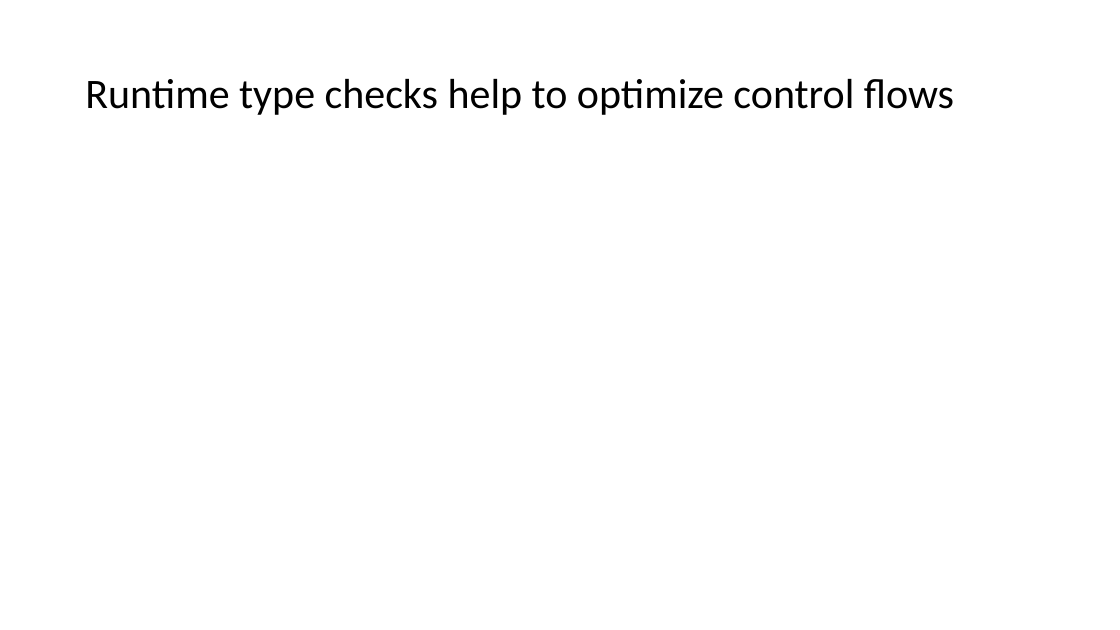
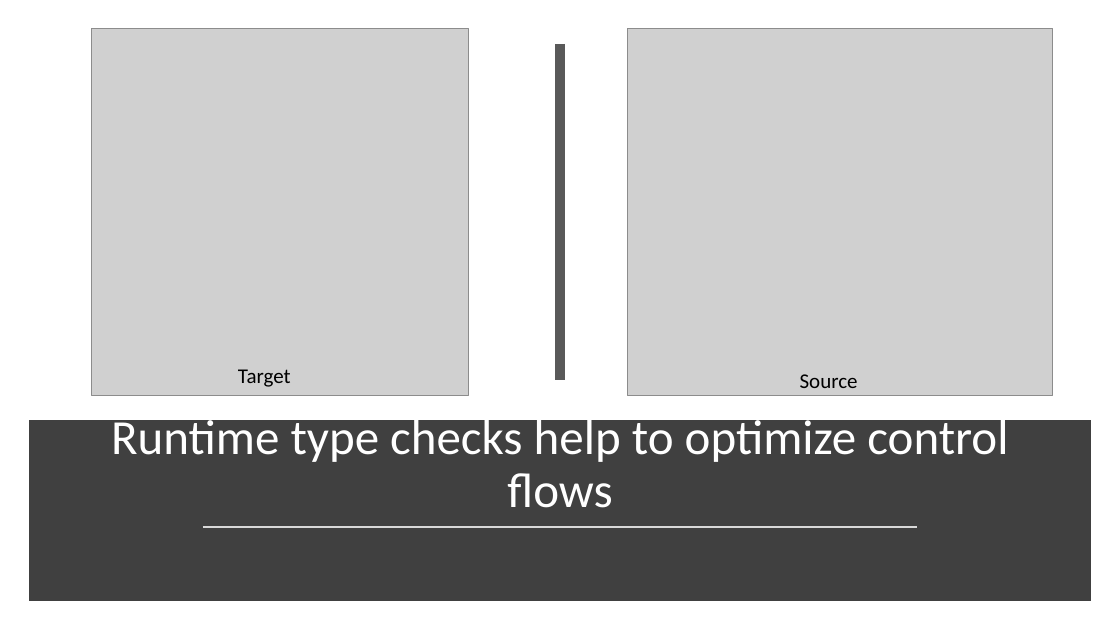
Before and after one commit to thautwarm/Site-32, a slide deck: slide 5 of src/Others/slides/impl0.pptx (slide 6 before the commit). Drawn at 1120x630 pixels with LibreOffice and Linux fonts; fonts in the diff are those of the drawing; grey boxes stand for pictures. Boxes give left, top, right and bottom in pixels: in the first picture for what was removed or moved away, otherwise in the second. Text is boxed around its words. In the diff, an @@ line names an element or a change of style, - is before the commit and + after.

```diff
--- a/src/Others/slides/impl0.pptx
+++ b/src/Others/slides/impl0.pptx
@@ picture added at (92,29,468,396) @@
@@ picture added at (628,29,1054,396) @@
@@ line added from (560, 44) to (560, 380), #595959 8 pt @@
@@ text added at (238,369,291,387), 18 pt, text #000000 @@
+Target
@@ text added at (800,374,858,388), 18 pt, text #000000 @@
+Source
@@ title "Runtime type checks help to ...": place and size @@
-title "Runtime type checks help to ..." at (85,79,954,115)
+title "Runtime type checks help to ..." at (111,414,1008,508)
@@ title "Runtime type checks help to ..." at (111,414,1008,508): size 36 to 42 pt, text colour #000000 to #FFFFFF; alignment left to centre; vertical alignment middle to bottom @@
@@ rectangle added at (34,426,1086,596), fill #404040, outline #404040 10 pt @@
@@ line added from (203, 528) to (918, 528), #D9D9D9 1.75 pt @@
```
Also in this commit, not shown: 6 other slides changed, 5 slides added, 1 slide removed.
